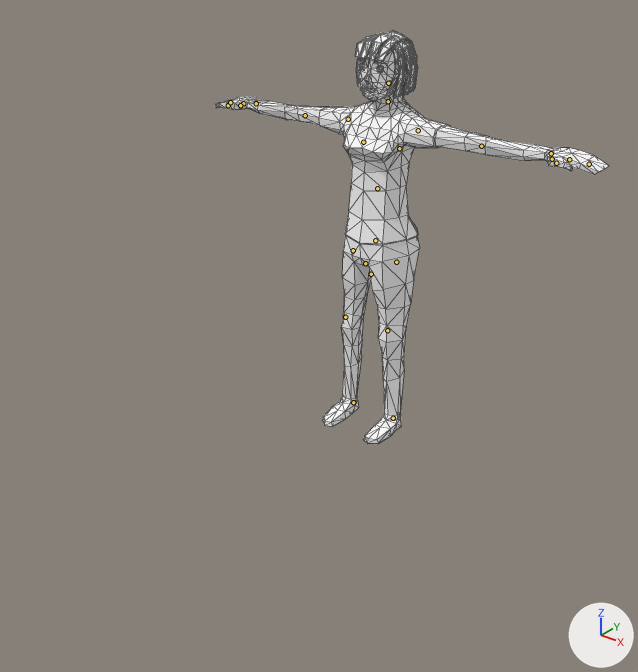
Two versions of the glTF model games/work-in-progress/assets/people/womancasual.glb, one commit apart.
One viewpoint serves both versions: a 50 mm camera at (5.53, -7.99, 5.81) aimed at (0.57, -1.79, 1.97). Lighting does not change. The marker at lower right points along +X, +Y and +Z. The first picture is the older version. The bones that change, and the others that lie on the model, are drawn over the model as lines. Mesh edges are drawn as thin lines.

Objects in the first picture: 'SkinnedMesh'.
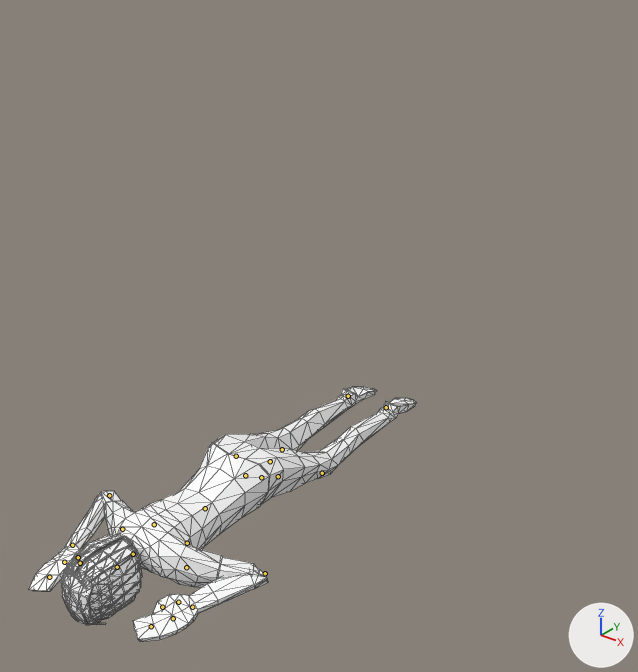
The newer file adds an action. The first version stands in its rest pose; the second is drawn at frame 41 of the action 'fall'.

Pixel boxes (x1, y1, x2, y2) of what changed, in the pictures (638 x 672 px):
'SkinnedMesh', posed (38% shorter): before (215, 31, 608, 444); after (29, 386, 417, 641)
bone 'Foot.L', root to tip: before (393, 418) to (392, 418); after (386, 407) to (387, 407)
bone 'Body', root to tip: before (365, 263) to (365, 261); after (261, 477) to (260, 478)
bone 'Head', root to tip: before (388, 83) to (388, 82); after (117, 567) to (116, 567)
bone 'UpperArm.L', root to tip: before (418, 130) to (418, 131); after (186, 567) to (187, 567)
bone 'LowerArm.L', root to tip: before (481, 146) to (482, 146); after (265, 573) to (264, 574)
bone 'MiddleHand.L', root to tip: before (569, 159) to (570, 159); after (173, 618) to (172, 619)
bone 'Fingers.L', root to tip: before (589, 164) to (590, 164); after (151, 626) to (150, 627)
bone 'Thumb1.L', root to tip: before (552, 159) to (552, 159); after (178, 602) to (178, 602)
bone 'Thumb2.L', root to tip: before (556, 163) to (557, 163); after (162, 607) to (162, 608)
bone 'UpperArm.R', root to tip: before (348, 119) to (347, 119); after (122, 529) to (122, 529)
bone 'LowerArm.R', root to tip: before (305, 115) to (304, 115); after (109, 495) to (109, 496)
bone 'MiddleHand.R', root to tip: before (243, 103) to (243, 103); after (64, 562) to (64, 562)
bone 'Thumb2.R', root to tip: before (228, 105) to (227, 105); after (80, 563) to (79, 564)
bone 'UpperLeg.L', root to tip: before (396, 262) to (396, 263); after (278, 476) to (278, 476)
bone 'LowerLeg.L', root to tip: before (387, 330) to (387, 331); after (322, 473) to (322, 472)
bone 'UpperLeg.R', root to tip: before (353, 250) to (352, 251); after (236, 456) to (236, 456)
bone 'LowerLeg.R', root to tip: before (345, 317) to (345, 317); after (282, 449) to (282, 449)
bone 'Foot.R', root to tip: before (353, 402) to (352, 403); after (348, 396) to (349, 396)

The change in detail:
Bone 'Foot.L' (bone_foot_l) moves from (0.0, 0.0, 0.0) to (0.0, 0.00158, 0.00233).
Bone 'Foot.L' (bone_foot_l) turns from (0, 0, 0) to (-160, 0, 0) degrees about its own x, y and z.
Bone 'Body' (bone_body) moves from (0.0, 0.0, 0.0) to (0.0, -0.01941, 0.01869).
Bone 'Body' (bone_body) turns from (0, 0, 0) to (97, 0, 0) degrees about its own x, y and z.
Bone 'Head' (bone_head) turns from (0, 0, 0) to (-13, 0, 0) degrees about its own x, y and z.
Bone 'UpperArm.L' (bone_upperarm_l) turns from (0, 0, 0) to (-34, 5, -19) degrees about its own x, y and z.
Bone 'LowerArm.L' (bone_lowerarm_l) turns from (0, 0, 0) to (101, 48, -74) degrees about its own x, y and z.
Bone 'MiddleHand.L' (bone_middlehand_l) turns from (0, 0, 0) to (8, 0, -5) degrees about its own x, y and z.
Bone 'Fingers.L' (bone_fingers_l) turns from (0, 0, 0) to (15, 5, -9) degrees about its own x, y and z.
Bone 'Thumb1.L' (bone_thumb1_l) turns from (0, 0, 0) to (-7, -16, -29) degrees about its own x, y and z.
Bone 'Thumb2.L' (bone_thumb2_l) turns from (0, 0, 0) to (9, -6, 18) degrees about its own x, y and z.
Bone 'UpperArm.R' (bone_upperarm_r) turns from (0, 0, 0) to (-24, 9, 8) degrees about its own x, y and z.
Bone 'LowerArm.R' (bone_lowerarm_r) turns from (0, 0, 0) to (56, -28, 127) degrees about its own x, y and z.
Bone 'MiddleHand.R' (bone_middlehand_r) turns from (0, 0, 0) to (14, -18, -8) degrees about its own x, y and z.
Bone 'Thumb2.R' (bone_thumb2_r) turns from (0, 0, 0) to (-28, 4, 8) degrees about its own x, y and z.
Bone 'UpperLeg.L' (bone_upperleg_l) turns from (0, 0, 0) to (-24, 0, 0) degrees about its own x, y and z.
Bone 'LowerLeg.L' (bone_lowerleg_l) turns from (0, 0, 0) to (21, 0, 0) degrees about its own x, y and z.
Bone 'UpperLeg.R' (bone_upperleg_r) turns from (0, 0, 0) to (-20, 0, 0) degrees about its own x, y and z.
Bone 'LowerLeg.R' (bone_lowerleg_r) turns from (0, 0, 0) to (11, 0, 0) degrees about its own x, y and z.
Bone 'Foot.R' (bone_foot_r) moves from (0.0, 0.0, 0.0) to (0.0, 0.00115, 0.00151).
Bone 'Foot.R' (bone_foot_r) turns from (0, 0, 0) to (-159, 0, 0) degrees about its own x, y and z.
